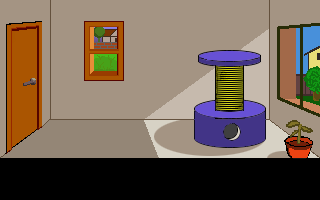
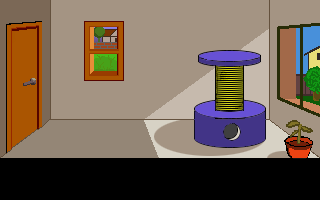
Layered file, before and after one edit (320x200). Changes by layer:
painted on "door_leftr_closed" over (x1=6, y1=126, x2=42, y2=154)
showed "door_leftr_open" over (x1=0, y1=0, x2=50, y2=157)
